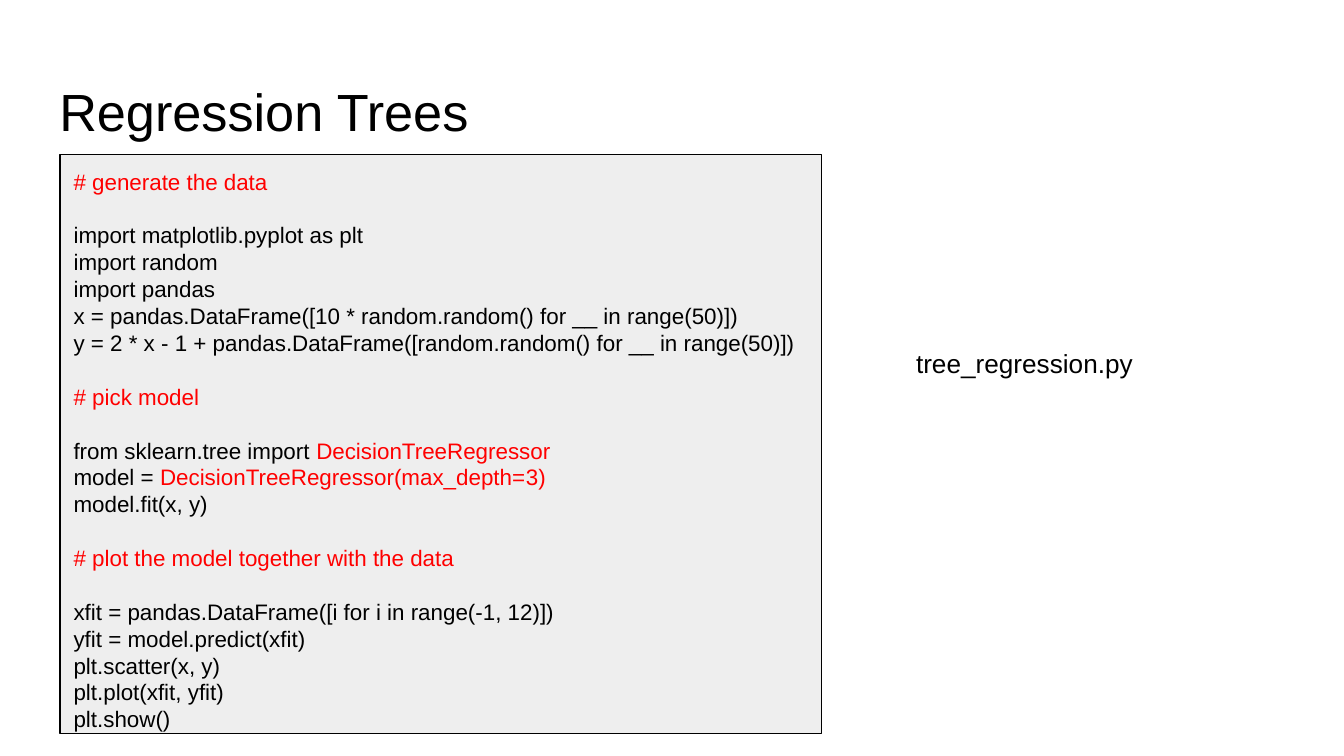
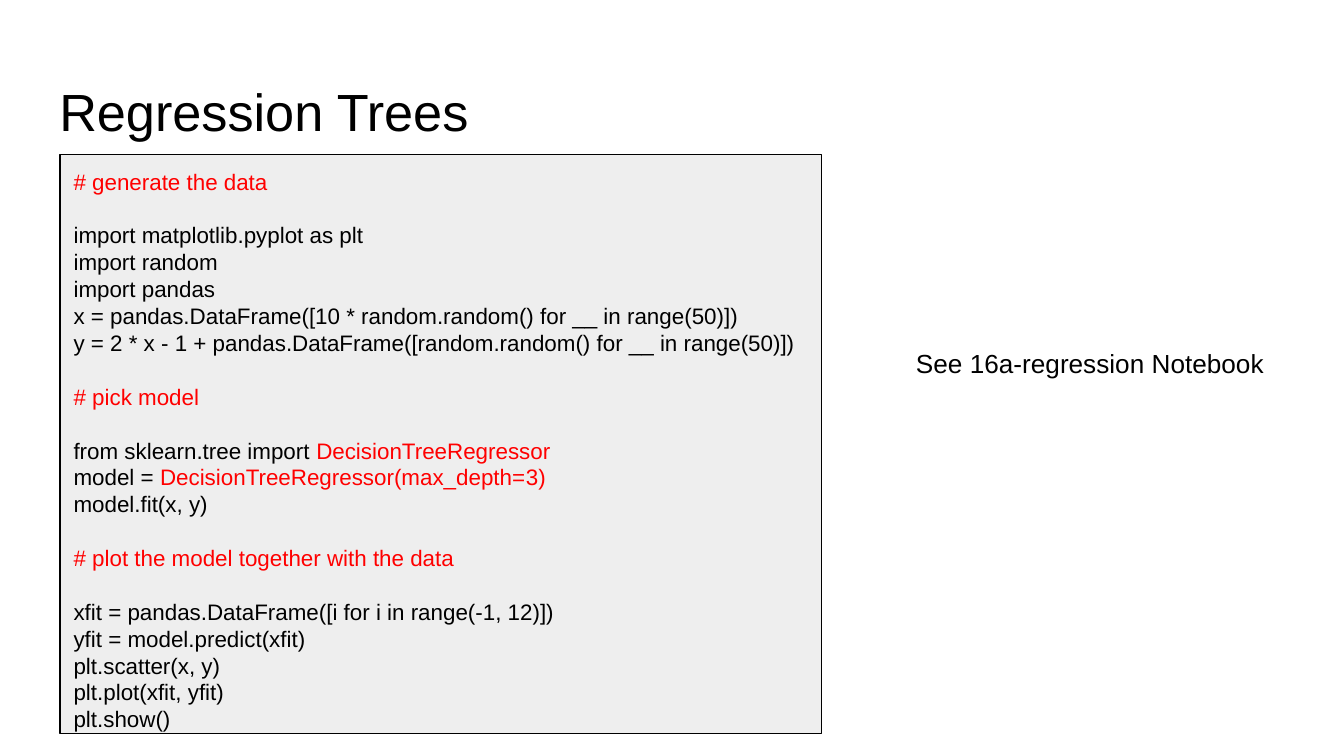
Before and after one commit to lutzhamel/CSC310, a slide deck: slide 7 of 16-regression.pptx. Drawn at 1344x756 pixels with LibreOffice and Linux fonts; fonts in the diff are those of the drawing. Boxes give left, top, right and bottom in pixels: in the first picture for what was removed or moved away, otherwise in the second. Text is boxed around its words. In the diff, an @@ line names an element or a change of style, - is before the commit and + after.

```diff
--- a/16-regression.pptx
+++ b/16-regression.pptx
@@ text at [916, 354, 1264, 378]: text changed @@
-tree_regression.py
+See 16a-regression Notebook
```
Also in this commit, not shown: 3 other slides changed, 1 other file.
